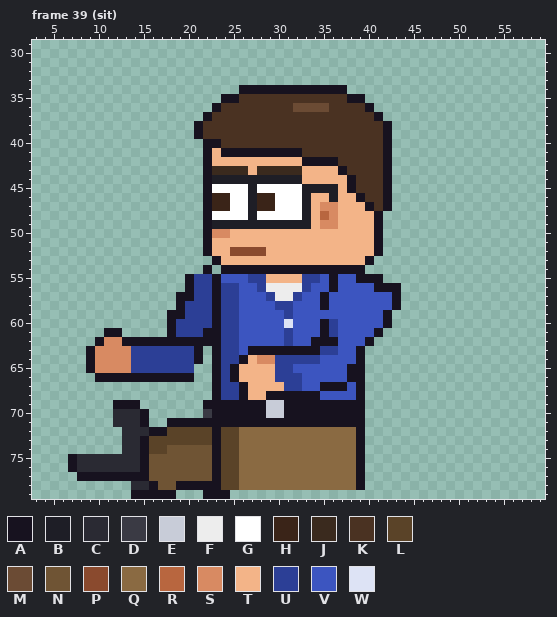
Two states of a pixel-art file, sprites/staff/office_dan_left_anim.aseprite. The picture above was drawn from the file before the commit.
64x80 pixels, 129 frames. Shown: frame 39 (sit): x 3..59, y 29..79. The commit also changed other frames, which this record leaves out.
Visible layers, top first: "Arm Top", "Glasses", "Hair", "Face", "Watch", "Near Arm", "Collar", "Belt", "Shirt", "Body", "Back Arm", "Pants", "Shoes".
Palette (. is transparent): A #17121f  B #1e1e26  C #2a2a33  D #3a3a44  E #c8ccd8  F #ededed  G #ffffff  H #3a2418  J #3a2a1e  K #4a3222  L #5a4328  M #6b4b34  N #6f5434  P #8a4a2e  Q #8a6a42  R #b8663f  S #d88a62  T #f3b488  U #2c3f96  V #3c55c0  W #dde3f5
Pixels before, frame 39 (sit) (only the part around the change), first column x 4:
56 ................AUUAUUVVUF
57 ...............AAUUAUUVVVU
58 ...............AUUUAUUVVVV
59 ..............AAUUUAUUVVVV
60 ..............AUUUUAUUVVVV
61 .......AA.....AUUUAAUUVVVV
62 ......ASSAAAAAAAAAAAUUVVVV
63 .....ASSSSUUUUUUUA.AUUVAAA
64 .....ASSSSUUUUUUUA.AUUATSS
65 .....ASSSSUUUUUUU..AUATTTT
66 ......AAAAAAAAAAA..AUATTTT
67 ...................AUUATTT
68 ...................AUUATTA
69 ........AAA.......AAAAAAAE
70 ........CCCA......DAAAAAAE
71 ........CCCA..AAAAAAAAAAAA
72 .........CCCAALLLLLALLQQQQ
73 .........CCALLLLLLLALLQQQQ
74 .........CCALLNNNNNALLQQQQ
75 ...ACCCCCCCANNNNNNNALLQQQQ
76 ...ACCCCCCCANNNNNNNALLQQQQ
77 ....AAAAAAAANNNNNNNALLQQQQ
78 ..........CCANNAAAAALLQQQQ
79 ..........AAAAA...AAA.....
Now the later version:
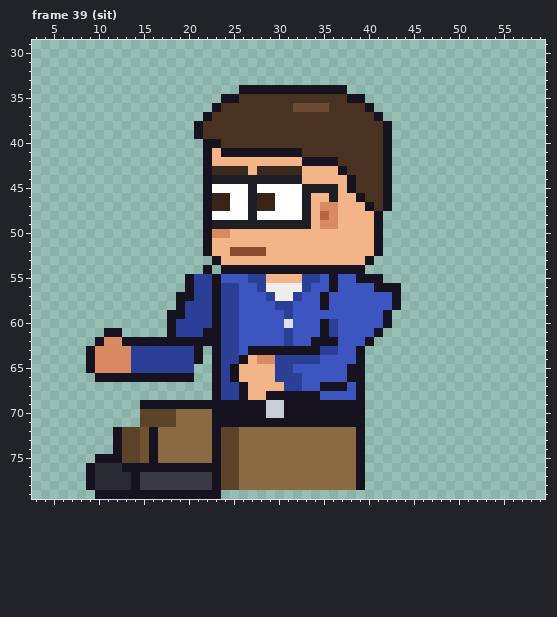
From old to new:
Frame 39 (sit), layers "Pants", "Shoes":
There is now colour A in row 69 at x 15 to 21; in rows 72 to 74 at x 12; in row 78 at x 9; in row 79 at x 10 to 13 and 19 to 21.
The edit turns colour C into colour A in row 75 at x 10 to 12; in row 76 at x 9 and 13 to 14; in row 78 at x 14.
The edit turns colour L into colour A in rows 73 to 74 at x 16.
The edit turns colour N into colour A in row 75 at x 16; in row 76 at x 16 to 22.
There is now colour C in row 78 at x 10 to 13.
The edit turns colour A into colour C in row 77 at x 10 to 13.
The edit turns colour A into colour D in row 77 at x 15; in row 78 at x 16 and 19 to 22.
The edit turns colour C into colour D in row 78 at x 15.
The edit turns colour N into colour D in row 77 at x 16 to 22; in row 78 at x 17 to 18.
There is now colour L in row 70 at x 16 to 18; in row 71 at x 16 to 17.
The edit turns colour A into colour L in row 70 at x 15; in row 71 at x 15 and 18.
The edit turns colour C into colour L in rows 72 to 75 at x 13 to 14.
The edit turns colour A into colour N in rows 73 to 75 at x 15.
The edit turns colour C into colour N in row 72 at x 15.
There is now colour Q in row 70 at x 19 to 21.
The edit turns colour A into colour Q in row 71 at x 19 to 22; in row 72 at x 17.
The edit turns colour D into colour Q in row 70 at x 22.
The edit turns colour L into colour Q in row 72 at x 18 to 22; in row 73 at x 17 to 22; in row 74 at x 17.
The edit turns colour N into colour Q in row 74 at x 18 to 22; in row 75 at x 17 to 22.
The author cleared colour A in row 69 at x 12 to 14; in rows 75 to 76 at x 7; in row 77 at x 8; in row 79 at x 24.
The author cleared colour C in rows 70 to 71 at x 12 to 14; in row 75 at x 8 to 9; in row 76 at x 8.
